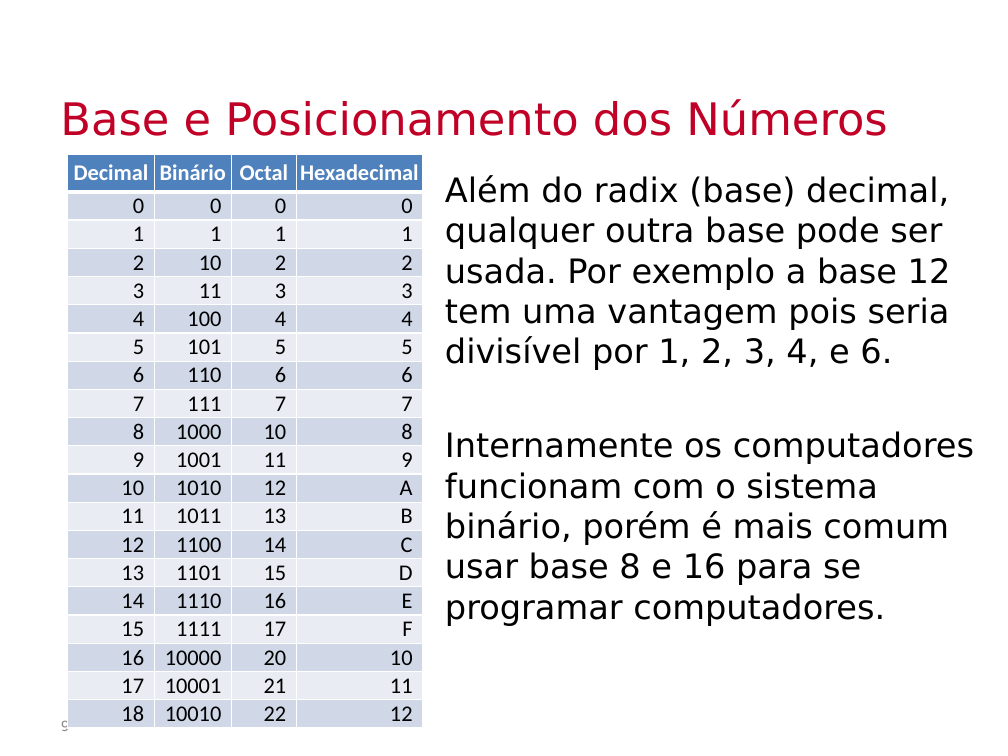
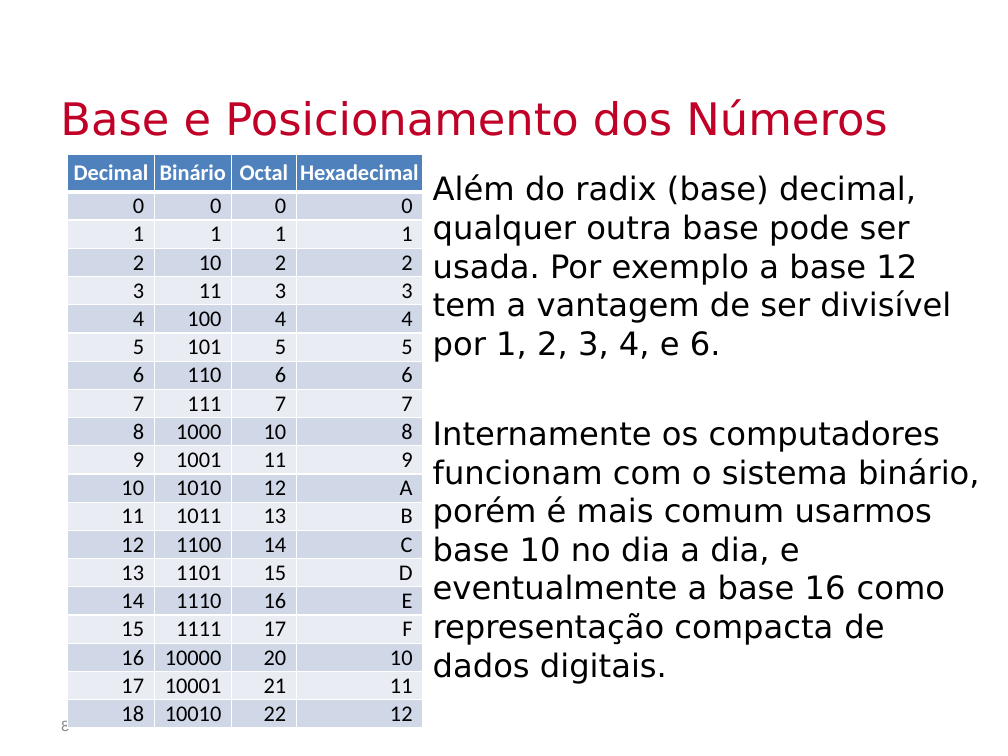
Before and after one commit to Insper/bits-e-proc, a slide deck: slide 8 of docs-src/slides/conteudoDadosDigitais.pptx (slide 9 before the commit). Drawn at 1008x756 pixels with LibreOffice and Linux fonts; fonts in the diff are those of the drawing; background and template pictures are left out. Boxes give left, top, right and bottom in pixels: in the first picture for what was removed or moved away, otherwise in the second. Text is boxed around its words. In the diff, an @@ line names an element or a change of style, - is before the commit and + after.

```diff
--- a/docs-src/slides/conteudoDadosDigitais.pptx
+++ b/docs-src/slides/conteudoDadosDigitais.pptx
@@ text at (x1=433, y1=174, x2=980, y2=683): text changed; size 24 to 23 pt @@
-Além do radix (base) decimal, qualquer outra base pode ser usada. Por exemplo a base 12 tem uma vantagem pois seria divisível por 1, 2, 3, 4, e 6.
-Internamente os computadores funcionam com o sistema binário, porém é mais comum usar base 8 e 16 para se programar computadores.
+Além do radix (base) decimal, qualquer outra base pode ser usada. Por exemplo a base 12 tem a vantagem de ser divisível por 1, 2, 3, 4, e 6.
+Internamente os computadores funcionam com o sistema binário, porém é mais comum usarmos base 10 no dia a dia, e eventualmente a base 16 como representação compacta de dados digitais.
```
Also in this commit, not shown: 17 other slides changed, 2 slides added, 2 slides removed, 1 other file.
